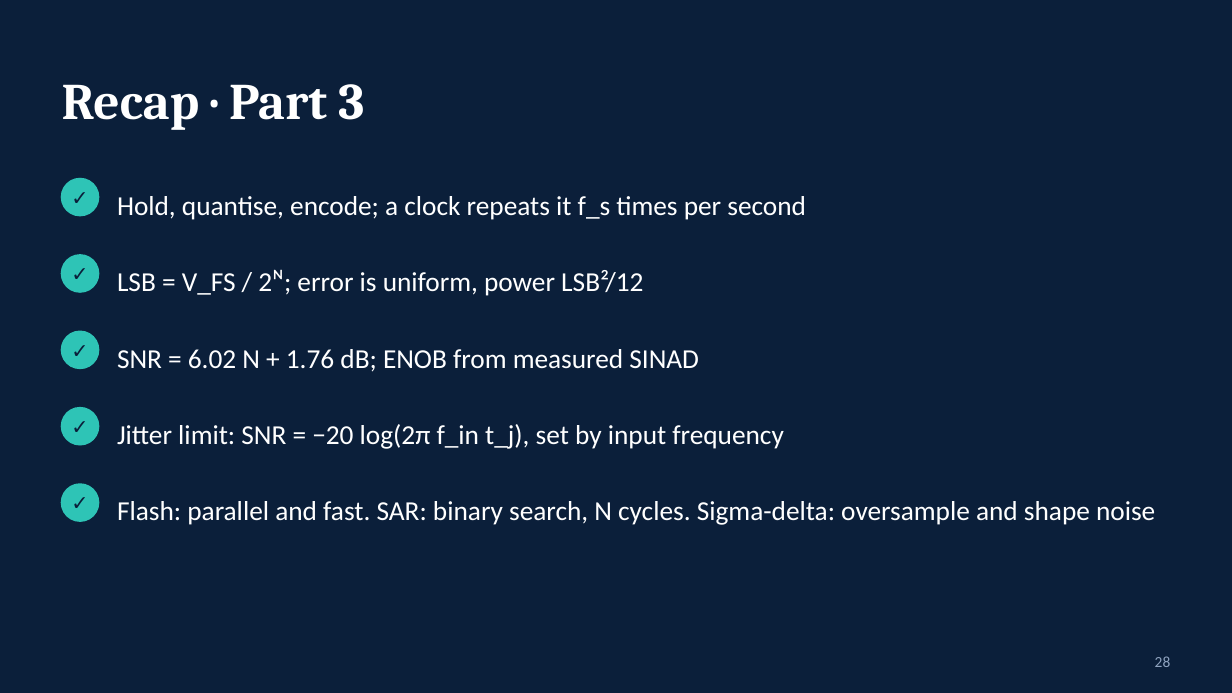
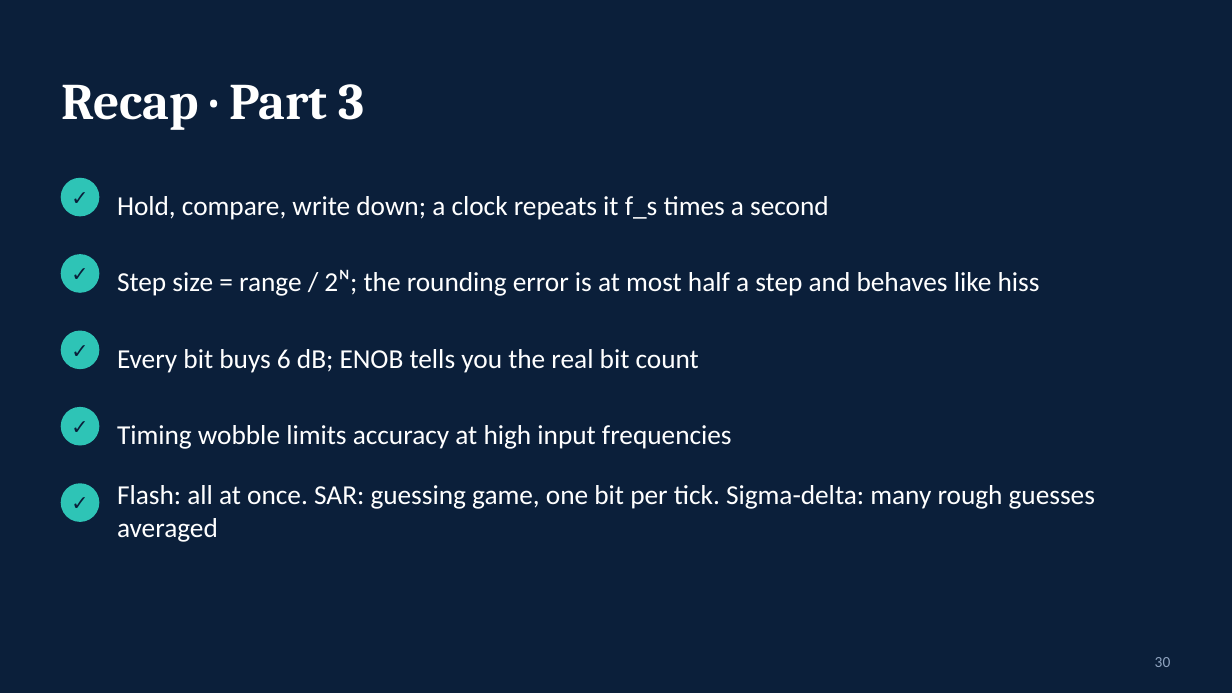
Before and after one commit to shivarampb/RF_Signal_Processing_Equations, a slide deck: slide 30 of presentation/RF_Signal_Processing.pptx (slide 28 before the commit). Drawn at 1232x693 pixels with LibreOffice and Linux fonts; fonts in the diff are those of the drawing. Boxes give left, top, right and bottom in pixels: in the first picture for what was removed or moved away, otherwise in the second. Text is boxed around its words. In the diff, an @@ line names an element or a change of style, - is before the commit and + after.

```diff
--- a/presentation/RF_Signal_Processing.pptx
+++ b/presentation/RF_Signal_Processing.pptx
@@ text at [117, 196, 829, 220]: text changed @@
-Hold, quantise, encode; a clock repeats it f_s times per second
+Hold, compare, write down; a clock repeats it f_s times a second
@@ text at [117, 269, 1040, 296]: text changed @@
-LSB = V_FS / 2ᴺ; error is uniform, power LSB²/12
+Step size = range / 2ᴺ; the rounding error is at most half a step and behaves like hiss
@@ text at [117, 349, 699, 373]: text changed @@
-SNR = 6.02 N + 1.76 dB; ENOB from measured SINAD
+Every bit buys 6 dB; ENOB tells you the real bit count
@@ text at [117, 425, 732, 449]: text changed @@
-Jitter limit: SNR = −20 log(2π f_in t_j), set by input frequency
+Timing wobble limits accuracy at high input frequencies
@@ text at [117, 485, 1095, 542]: text changed @@
-Flash: parallel and fast. SAR: binary search, N cycles. Sigma-delta: oversample and shape noise
+Flash: all at once. SAR: guessing game, one bit per tick. Sigma-delta: many rough guesses averaged
@@ text at [1155, 657, 1171, 667]: text changed @@
-28
+30
```
Also in this commit, not shown: 32 other slides changed, 18 slides added, 11 slides removed, 7 other files.
